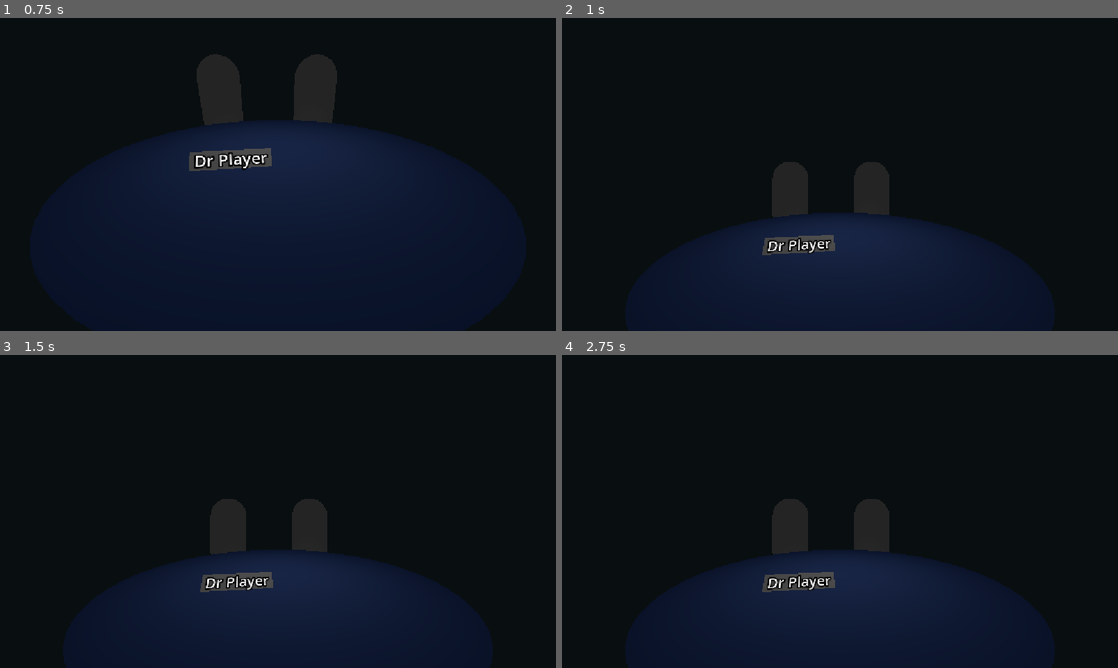
Above: before the commit, frames 1-4 (two rows, left to right).
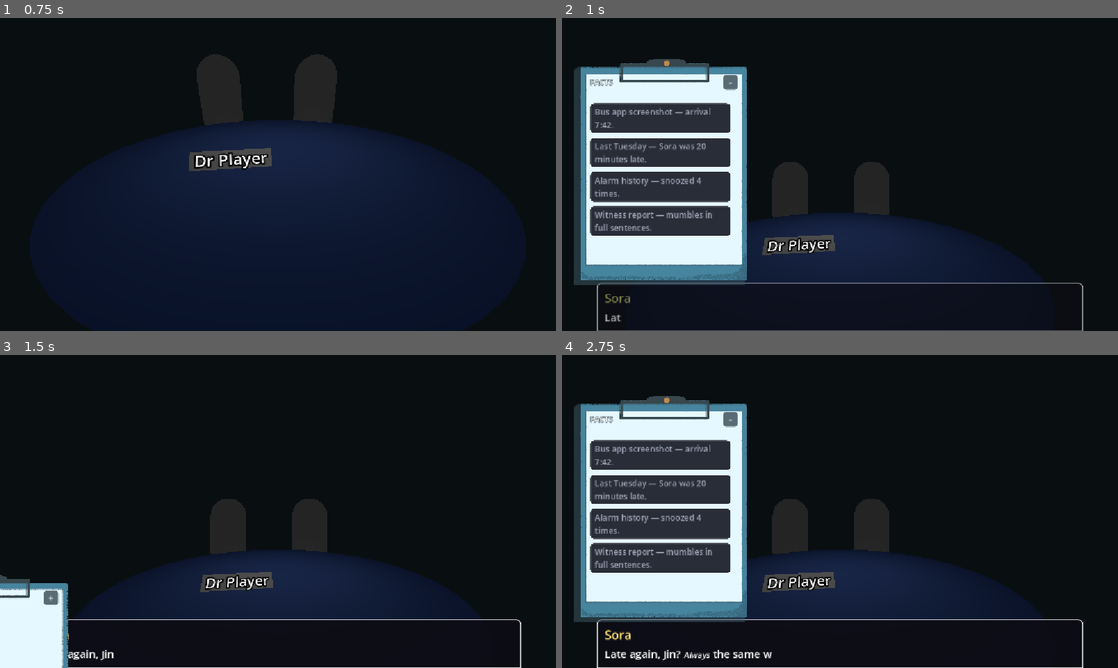
Above: after the commit, the same moments.

Repository: Blulow/octavuss_office
Game: Godot game, scene res://scenes/main_menu.tscn
Two runs of this game, one before a commit and one after it. Both use one fixed random seed, a clock stepped at 60 frames per second and the inputs below.
Inputs (mouse positions are in pixels of both pictures, inside the frame that each line leads up to):
- Up to frame 1 (0.75 s): tap Enter (ui_accept) at 0.5 s; drag from (305, 168) to (333, 105) at 0.52 s
- Up to frame 2 (1 s): no input
- Up to frame 3 (1.5 s): click (166, 420) at 1.25 s, where only the run after the commit has a clickable "-"
- Up to frame 4 (2.75 s): click (578, 652) at 2 s, where only the run after the commit has a clickable "+"

Frame 1 is identical in both runs. In frame 2, 23% of the frame differs, in the area x 2-94%, y 13-100%; in frame 3, 9.2%; in frame 4, 28%.

Commit message:
Add draggable, collapsible clipboard facts panel
- Extract FactsBox into its own scene (scenes/facts_box.tscn)
- Clipboard art background, drag by the title bar, minimise to bottom-left
  leaving only the button; drag disabled while collapsed
- Add side margins to the dialogue box

Diff:
--- a/scenes/dialogue_scene_facts.tscn
+++ b/scenes/dialogue_scene_facts.tscn
@@ -1,51 +1,81 @@
-[gd_scene load_steps=6 format=3]
+[gd_scene format=3 uid="uid://bcwl5qkvwop3m"]
 
-[ext_resource type="Script" path="res://scripts/dialogue_scene_facts.gd" id="1_scene"]
+[ext_resource type="Script" uid="uid://bfemtu0onov7" path="res://scripts/dialogue_scene_facts.gd" id="1_scene"]
 [ext_resource type="PackedScene" path="res://scenes/dialogue_box.tscn" id="2_box"]
 [ext_resource type="PackedScene" path="res://scenes/choice_box.tscn" id="3_choice"]
-[ext_resource type="Script" path="res://scripts/facts_box.gd" id="4_facts"]
+[ext_resource type="PackedScene" path="res://scenes/facts_box.tscn" id="4_facts"]
 
-[sub_resource type="StyleBoxFlat" id="StyleBoxFlat_facts"]
-content_margin_left = 12.0
-content_margin_top = 10.0
-content_margin_right = 12.0
-content_margin_bottom = 12.0
-bg_color = Color(0.05, 0.05, 0.08, 0.88)
-border_width_left = 1
-border_width_top = 1
-border_width_right = 1
-border_width_bottom = 1
-border_color = Color(1, 1, 1, 0.25)
-corner_radius_top_left = 8
-corner_radius_top_right = 8
-corner_radius_bottom_right = 8
-corner_radius_bottom_left = 8
+[sub_resource type="Environment" id="Environment_menu"]
+fog_enabled = true
+fog_light_color = Color(0.037597656, 0.056079865, 0.0625, 1)
+volumetric_fog_albedo = Color(0.3359375, 0.3359375, 0.3359375, 1)
 
-[node name="DialogueSceneFacts" type="CanvasLayer"]
+[sub_resource type="StandardMaterial3D" id="StandardMaterial3D_table"]
+albedo_color = Color(0.13471985, 0.22307785, 0.42578125, 1)
+
+[sub_resource type="CylinderMesh" id="CylinderMesh_table"]
+material = SubResource("StandardMaterial3D_table")
+top_radius = 2.0
+height = 0.5
+
+[sub_resource type="CapsuleMesh" id="CapsuleMesh_client"]
+
+[sub_resource type="PlaneMesh" id="PlaneMesh_name"]
+size = Vector2(0.8, 0.2)
+
+[node name="DialogueSceneFacts" type="Node3D" unique_id=111532145]
+
+[node name="WorldEnvironment" type="WorldEnvironment" parent="." unique_id=1900018286]
+environment = SubResource("Environment_menu")
+
+[node name="Camera3D" type="Camera3D" parent="." unique_id=1723748450]
+transform = Transform3D(1, 0, 0, 0, 1, 0, 0, 0, 1, 0, 0.6272142, 2.7546952)
+current = true
+
+[node name="SpotLight3D" type="SpotLight3D" parent="." unique_id=1404252891]
+transform = Transform3D(1, 0, 0, 0, -4.371139e-08, 1, 0, -1, -4.371139e-08, 0, 2.7088766, 0)
+
+[node name="Table" type="MeshInstance3D" parent="." unique_id=1590192541]
+transform = Transform3D(1, 0, 0, 0, 1, 0, 0, 0, 1, 0, -0.5120692, 0)
+mesh = SubResource("CylinderMesh_table")
+
+[node name="Client1" type="MeshInstance3D" parent="." unique_id=788986570]
+transform = Transform3D(1, 0, 0, 0, 1, 0, 0, 0, 1, -1.4154668, 0, -3.1035836)
+mesh = SubResource("CapsuleMesh_client")
+
+[node name="Client2" type="MeshInstance3D" parent="." unique_id=2116905958]
+transform = Transform3D(1, 0, 0, 0, 1, 0, 0, 0, 1, 0.901541, 0, -3.1035836)
+mesh = SubResource("CapsuleMesh_client")
+
+[node name="NameStand" type="Node3D" parent="." unique_id=330254354]
+transform = Transform3D(0.98928577, 0, 0.14599197, 0, 1, 0, -0.14599197, 0, 0.98928577, -0.46910247, -0.17482334, 0.36041564)
+
+[node name="MeshInstance3D" type="MeshInstance3D" parent="NameStand" unique_id=1716158078]
+transform = Transform3D(1, 0, 0, 0, 0.70710677, -0.70710677, 0, 0.70710677, 0.70710677, 0, 0, 0.054950446)
+mesh = SubResource("PlaneMesh_name")
+
+[node name="MeshInstance3D2" type="MeshInstance3D" parent="NameStand" unique_id=1992983377]
+transform = Transform3D(1, 0, 0, 0, 0.7071067, 0.7071067, 0, -0.7071067, 0.7071067, 0, 0, -0.08770272)
+mesh = SubResource("PlaneMesh_name")
+
+[node name="Label3D" type="Label3D" parent="NameStand" unique_id=1257743121]
+transform = Transform3D(1, 0, 0, 0, 0.70710677, 0.70710677, 0, -0.70710677, 0.70710677, 0, 0, 0.057092637)
+text = "Dr Player"
+
+[node name="UI" type="CanvasLayer" parent="." unique_id=286922206]
 layer = 10
 script = ExtResource("1_scene")
 
-[node name="DialogueBox" parent="." instance=ExtResource("2_box")]
+[node name="DialogueBox" parent="UI" unique_id=116718778 instance=ExtResource("2_box")]
 
-[node name="ChoiceBox" parent="." instance=ExtResource("3_choice")]
+[node name="ChoiceBox" parent="UI" unique_id=1006367709 instance=ExtResource("3_choice")]
 width = 620.0
 center_offset_x = 210.0
 
-[node name="FactsBox" type="PanelContainer" parent="."]
+[node name="FactsBox" parent="UI" unique_id=72779882 instance=ExtResource("4_facts")]
+layout_mode = 3
+anchors_preset = 0
 offset_left = 24.0
-offset_top = 150.0
-offset_right = 344.0
-offset_bottom = 520.0
-theme_override_styles/panel = SubResource("StyleBoxFlat_facts")
-script = ExtResource("4_facts")
-
-[node name="VBox" type="VBoxContainer" parent="FactsBox"]
-theme_override_constants/separation = 8
-
-[node name="Title" type="Label" parent="FactsBox/VBox"]
-theme_override_colors/font_color = Color(0.7, 0.75, 0.85, 1)
-theme_override_font_sizes/font_size = 15
-text = "FACTS"
-
-[node name="List" type="VBoxContainer" parent="FactsBox/VBox"]
-theme_override_constants/separation = 8
+offset_top = 84.0
+offset_right = 384.0
+offset_bottom = 554.0
--- /dev/null
+++ b/scenes/facts_box.tscn
@@ -0,0 +1,74 @@
+[gd_scene format=3 uid="uid://co5dhliqpfxqm"]
+
+[ext_resource type="Script" uid="uid://bxp8arg6wt7on" path="res://scripts/facts_box.gd" id="1_facts"]
+[ext_resource type="Texture2D" uid="uid://qdij1tbuw2pf" path="res://assets/buttons/clipboard checkpoint.png" id="2_clip"]
+
+[sub_resource type="AtlasTexture" id="AtlasTexture_clip"]
+atlas = ExtResource("2_clip")
+region = Rect2(520, 20, 813, 1043)
+
+[sub_resource type="StyleBoxFlat" id="StyleBoxFlat_min"]
+content_margin_left = 8.0
+content_margin_top = 2.0
+content_margin_right = 8.0
+content_margin_bottom = 2.0
+bg_color = Color(0.05, 0.12, 0.16, 0.65)
+corner_radius_top_left = 6
+corner_radius_top_right = 6
+corner_radius_bottom_right = 6
+corner_radius_bottom_left = 6
+
+[node name="FactsBox" type="Control" unique_id=847717659]
+clip_contents = true
+layout_mode = 3
+anchors_preset = 0
+offset_right = 360.0
+offset_bottom = 470.0
+script = ExtResource("1_facts")
+
+[node name="Background" type="TextureRect" parent="." unique_id=967821443]
+layout_mode = 0
+offset_right = 360.0
+offset_bottom = 470.0
+mouse_filter = 2
+texture = SubResource("AtlasTexture_clip")
+expand_mode = 1
+
+[node name="Header" type="HBoxContainer" parent="." unique_id=2115753549]
+layout_mode = 0
+offset_left = 34.0
+offset_top = 34.0
+offset_right = 340.0
+offset_bottom = 64.000046
+
+[node name="Title" type="Label" parent="Header" unique_id=897943519]
+layout_mode = 2
+theme_override_colors/font_color = Color(1, 1, 1, 0.95)
+theme_override_colors/font_outline_color = Color(0.05, 0.12, 0.16, 0.9)
+theme_override_constants/outline_size = 4
+theme_override_font_sizes/font_size = 16
+text = "FACTS"
+
+[node name="Spacer" type="Control" parent="Header" unique_id=1683743178]
+layout_mode = 2
+size_flags_horizontal = 3
+mouse_filter = 2
+
+[node name="Minimize" type="Button" parent="Header" unique_id=1037089652]
+custom_minimum_size = Vector2(30, 26)
+layout_mode = 2
+focus_mode = 0
+theme_override_colors/font_color = Color(0.92, 0.97, 1, 1)
+theme_override_font_sizes/font_size = 18
+theme_override_styles/normal = SubResource("StyleBoxFlat_min")
+theme_override_styles/pressed = SubResource("StyleBoxFlat_min")
+theme_override_styles/hover = SubResource("StyleBoxFlat_min")
+text = "-"
+
+[node name="List" type="VBoxContainer" parent="." unique_id=1353041961]
+layout_mode = 0
+offset_left = 34.0
+offset_top = 92.0
+offset_right = 326.0
+offset_bottom = 438.0
+theme_override_constants/separation = 8
--- a/scripts/dialogue_box.gd
+++ b/scripts/dialogue_box.gd
@@ -7,6 +7,7 @@
 const PUNCT_CHARS := ".!?…,;:"
 const DEFAULT_PUNCT := 0.12
 const SLIDE_PX := 14.0
+const SCREEN_MARGIN := 72.0
 
 const PopFxScript := preload("res://scripts/fx/pop_effect.gd")
 const GlitchFxScript := preload("res://scripts/fx/glitch_effect.gd")
@@ -89,11 +90,11 @@
 		modulate.a = 0.0
 	var vp := get_viewport_rect().size
 	custom_minimum_size = Vector2.ZERO
-	size.x = vp.x
+	size.x = vp.x - SCREEN_MARGIN * 2.0
 	for i in 2:
 		await get_tree().process_frame
 	size.y = get_combined_minimum_size().y
-	var target := Vector2(0.0, vp.y - size.y)
+	var target := Vector2(SCREEN_MARGIN, vp.y - size.y)
 	position = target + Vector2(0.0, SLIDE_PX)
 	if _move_tween != null and _move_tween.is_valid():
 		_move_tween.kill()
@@ -196,7 +197,7 @@
 	_shake_tween = create_tween()
 	_shake_tween.tween_interval(0.08)
 	for amp in [4.0, -4.0, 2.5, -2.5, 0.0]:
-		_shake_tween.tween_property(self, "position:x", amp, 0.03)
+		_shake_tween.tween_property(self, "position:x", SCREEN_MARGIN + amp, 0.03)
 
 
 func _compute_word_ends() -> PackedInt32Array:
--- a/scripts/facts_box.gd
+++ b/scripts/facts_box.gd
@@ -1,17 +1,35 @@
 class_name FactsBox
-extends PanelContainer
+extends Control
 
+# A clipboard-styled panel listing the facts the player has collected.
+# Click-drag the title bar to move it; the "-" button collapses it to a
+# sliver at the bottom-left that shows only the button, and "+" restores it.
 signal drag_started
 signal drag_ended
 
 const FactItemScript := preload("res://scripts/fact_item.gd")
+const MARGIN := 16.0
+const TWEEN_TIME := 0.3
 
-@onready var list: VBoxContainer = $VBox/List
+@onready var header: HBoxContainer = $Header
+@onready var list: VBoxContainer = $List
+@onready var minimize: Button = $Header/Minimize
 
-var _dragging := false
+var _dragging := false          # a fact row is being dragged (not the header)
+var _dragging_header := false   # the title bar is being dragged
+var _collapsed := false
+var _drag_offset := Vector2.ZERO
+var _restore_position := Vector2.ZERO
+var _tween: Tween
+
+
+func _ready() -> void:
+	header.gui_input.connect(_on_header_gui_input)
+	minimize.pressed.connect(_toggle_collapsed)
 
 
 func show_facts(facts: Array, usable_ids: Array) -> void:
+	# Rebuild the list each time so it stays in sync with what's unlocked.
 	for child in list.get_children():
 		list.remove_child(child)
 		child.queue_free()
@@ -23,6 +41,7 @@
 
 
 func begin_drag() -> void:
+	# Called by a FactItem when the player starts dragging it toward a choice.
 	if _dragging:
 		return
 	_dragging = true
@@ -33,3 +52,38 @@
 	if what == NOTIFICATION_DRAG_END and _dragging:
 		_dragging = false
 		drag_ended.emit()
+
+
+func _on_header_gui_input(event: InputEvent) -> void:
+	if _collapsed:
+		return
+	if event is InputEventMouseButton and event.button_index == MOUSE_BUTTON_LEFT:
+		_dragging_header = event.pressed
+		_drag_offset = event.global_position - global_position
+		accept_event()
+	elif event is InputEventMouseMotion and _dragging_header:
+		var viewport := get_viewport_rect().size
+		global_position = (event.global_position - _drag_offset).clamp(Vector2.ZERO, viewport - size)
+		accept_event()
+
+
+func _collapsed_position() -> Vector2:
+	# Slide left until only the minimise button pokes past the screen edge,
+	# and drop it against the bottom edge (leaving a MARGIN gap).
+	var viewport := get_viewport_rect().size
+	var button_left := header.position.x + minimize.position.x
+	var button_bottom := header.position.y + minimize.position.y + minimize.size.y
+	return Vector2(MARGIN - button_left, viewport.y - MARGIN - button_bottom)
+
+
+func _toggle_collapsed() -> void:
+	if _tween and _tween.is_running():
+		return
+	_collapsed = not _collapsed
+	minimize.text = "+" if _collapsed else "-"
+	list.visible = not _collapsed
+	var target := _collapsed_position() if _collapsed else _restore_position
+	if _collapsed:
+		_restore_position = position
+	_tween = create_tween().set_trans(Tween.TRANS_CUBIC).set_ease(Tween.EASE_IN_OUT)
+	_tween.tween_property(self, "position", target, TWEEN_TIME)
--- a/scripts/mainmenu.gd
+++ b/scripts/mainmenu.gd
@@ -40,6 +40,8 @@
 	tween.set_ease(Tween.EASE_IN_OUT)
 	tween.tween_property(trans_cam, "global_position", player_cam.global_position, 0.3)
 	tween.parallel().tween_property(trans_cam, "global_rotation", player_cam.global_rotation, 0.3)
+	await tween.finished
+	get_tree().change_scene_to_file("res://scenes/dialogue_scene_facts.tscn")
 
 func _on_start_game_onhover():
 	if book_sprite.animation == "open" and book_sprite.playing:
